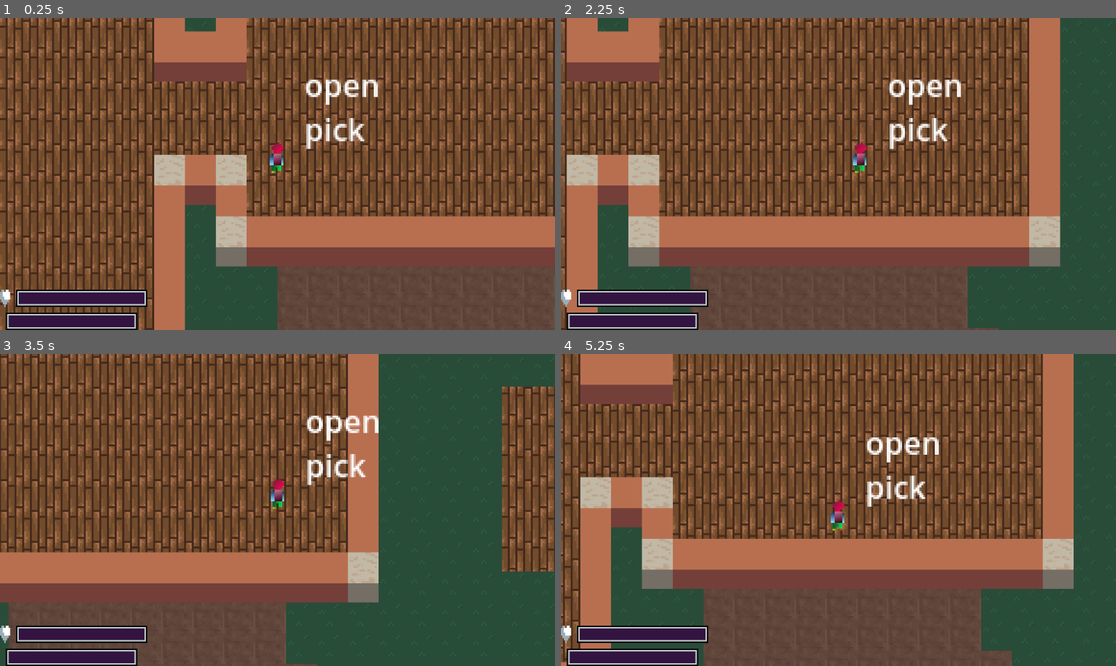
Above: before the commit, frames 1-4 (two rows, left to right).
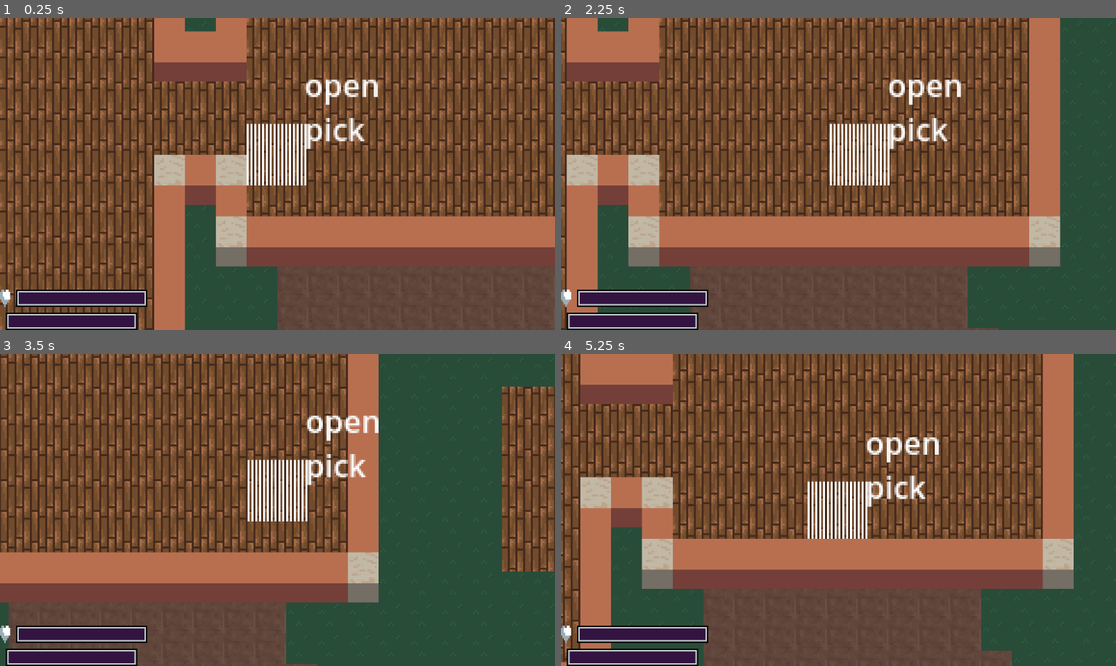
Above: after the commit, the same moments.

Repository: Boyquotes/ViruZ-Godot-4
Game: Godot game, scene res://maps/Map.tscn
Same seed, same stepped clock (60 frames per second), same inputs: the game is played once before the commit and once after it.
Inputs (mouse positions are in pixels of both pictures, inside the frame that each line leads up to):
- Up to frame 1 (0.25 s): no input
- Up to frame 2 (2.25 s): tap Enter at 0.5 s; move the mouse to (960, 158) at 0.52 s; hold Right (ui_right) 0.53-1.25 s; hold Tab (interact) 0.53-1.25 s; click (960, 158) at 0.67 s; drag from (727, 189) to (871, 158) at 1.27 s; move the mouse to (894, 105) at 2.02 s; hold Right (ui_right) from 2.03 s (still down); hold Tab (interact) from 2.03 s (still down)
- Up to frame 3 (3.5 s): release Right (ui_right) at 2.75 s; release Tab (interact) at 2.75 s; drag from (249, 572) to (310, 510) at 2.77 s
- Up to frame 4 (5.25 s): move the mouse to (1005, 556) at 3.52 s; hold Left (ui_left) 3.53-4.25 s; hold Tab (interact) 3.53-4.25 s; drag from (672, 463) to (755, 432) at 4.27 s; move the mouse to (866, 510) at 5.02 s; hold Down (ui_down) from 5.03 s (still down); hold Tab (interact) from 5.03 s (still down); click (866, 510) at 5.17 s

The runs differ from the first frame. In frame 1, 1.4% of the frame differs, in the area x 44-56%, y 33-54%; in frame 2, 1.4%, in the area x 48-60%, y 33-54%; in frame 3, 1.4%; in frame 4, 1.3%.
Error before the commit: Invalid call. Nonexistent function 'get_data' in base 'CompressedTexture2D'. (res://skin_manager.gd:34)
Error after the commit: Invalid access to property or key 'drag_data' on a base object of type 'Nil'. (res://scripts/gui/inventory_hud.gd:99)

Commit message:
Test create image

Diff:
--- a/skin_manager.gd
+++ b/skin_manager.gd
@@ -14,9 +14,10 @@
 var map_coordinates := {}
 
 func _ready():
-	image_map = load_image(map.resource_path)
-	map_coordinates = get_map_pixels(image_map)
-	update_skin(skin)
+	test_create_image()
+#	image_map = load_image(map.resource_path)
+#	map_coordinates = get_map_pixels(image_map)
+#	update_skin(skin)
 
 func load_image(path : String):
 	var image := Image.load_from_file(path)
@@ -27,7 +28,34 @@
 	var image_base_skin = load_image($Body.texture.resource_path)
 	skin_colors = get_map_pixels(image_skin)
 	base_skin_coordinates = get_texture_pixels(image_base_skin)
-	apply_skin(image_base_skin)
+#	apply_skin(image_base_skin)
+
+func test_create_image():
+	var img = Image.create(32,32,false,Image.FORMAT_RGBA8)
+
+	var height = img.get_height()
+	var width = img.get_width()
+
+	var cell_x = 0
+	var cell_y = 0
+	var cur_pos = Vector2()
+
+	for pixel in width*height:
+		cur_pos = Vector2(cell_x, cell_y)
+
+		if cell_x % 2 == 0:
+			img.set_pixelv(cur_pos, Color8(255,255,255))
+
+		if cell_x >= width - 1:
+			cell_x = 0
+			cell_y += 1
+		else:
+			cell_x += 1
+
+
+	img.save_png("res://white.png")
+
+	$Body.texture = load("res://white.png")
 
 func apply_skin(skin : Image):
 
@@ -39,8 +67,7 @@
 	var cell_y = 0
 	var cur_pos = Vector2()
 
-	var new_image := Image.new()
-	new_image.create(width, height, false, Image.FORMAT_ETC2_RGBA8)
+	var new_image := Image.create(width, height, false, Image.FORMAT_ETC2_RGBA8)
 
 	for pixel in width*height:
 		cur_pos = Vector2(cell_x, cell_y)
Binary file added: white.png
Not shown, added: white.png.import
